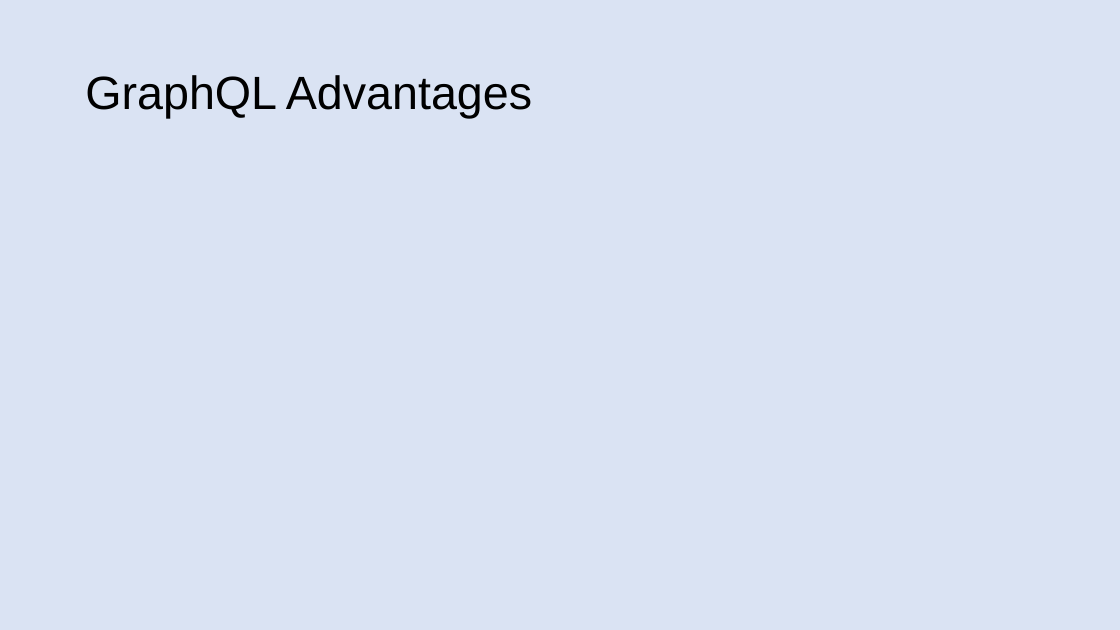
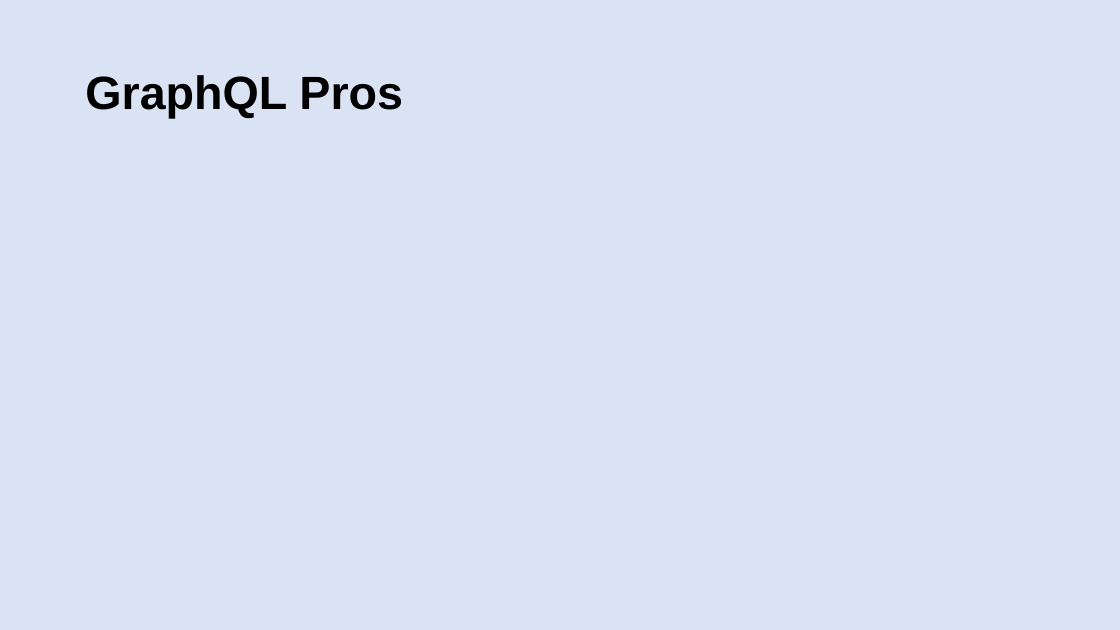
Before and after one commit to patelg123/graphql-presentation, a slide deck: slide 16 of current.pptx. Drawn at 1120x630 pixels with LibreOffice and Linux fonts; fonts in the diff are those of the drawing. Boxes give left, top, right and bottom in pixels: in the first picture for what was removed or moved away, otherwise in the second. Text is boxed around its words. In the diff, an @@ line names an element or a change of style, - is before the commit and + after.

```diff
--- a/current.pptx
+++ b/current.pptx
@@ title at box(85, 75, 403, 118): text changed; bold on @@
-GraphQL Advantages
+GraphQL Pros
```
Also in this commit, not shown: 15 other slides changed, 1 slide added, 1 slide removed.
